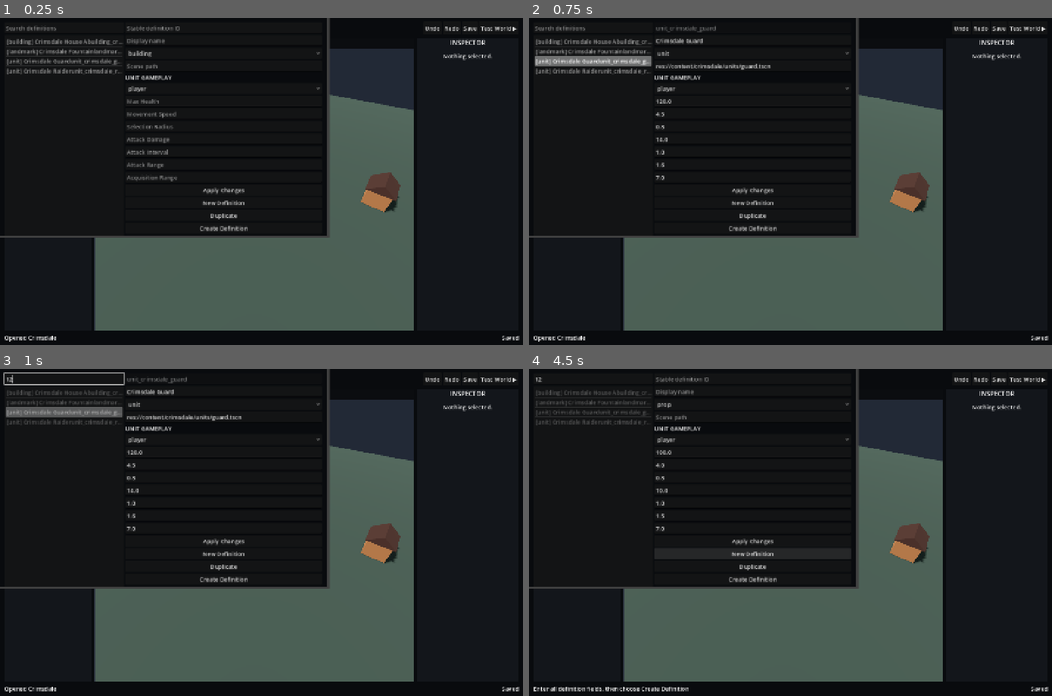
Above: before the commit, frames 1-4 (two rows, left to right).
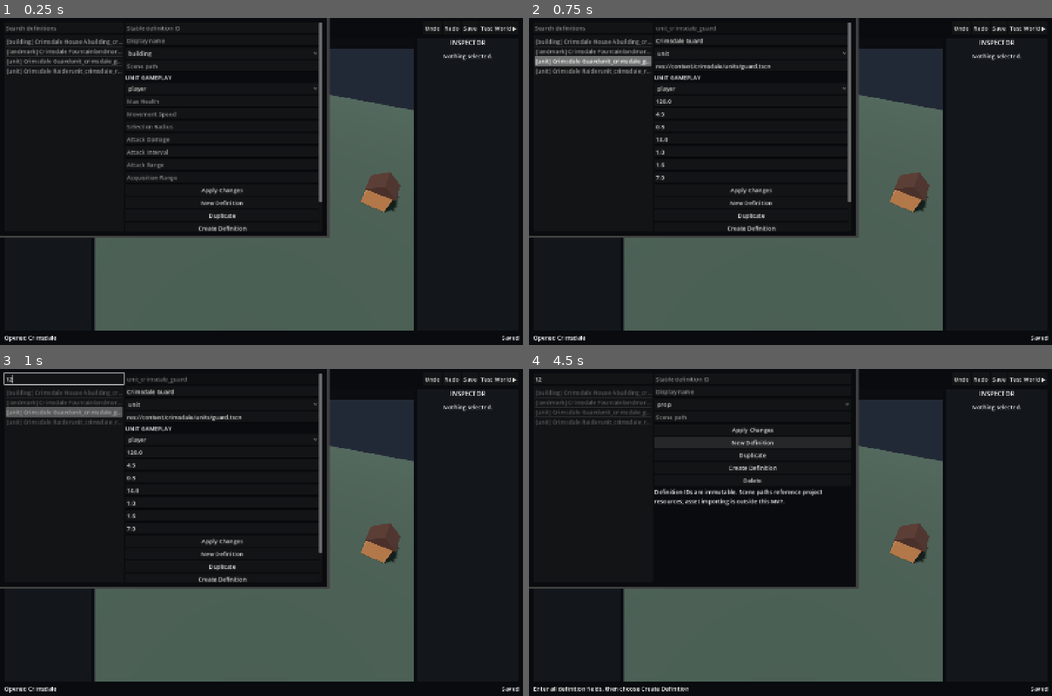
Above: after the commit, the same moments.

Repository: KrillOil/Frontier-World-Editor
Game: Godot game, scene res://src/app/editor_shell.tscn
Same seed, same stepped clock (60 frames per second), same inputs: the game is played once before the commit and once after it.
Inputs (mouse positions are in pixels of both pictures, inside the frame that each line leads up to):
- Up to frame 1 (0.25 s): no input
- Up to frame 2 (0.75 s): click (576, 57) at 0.52 s; type "12" at 0.6 s
- Up to frame 3 (1 s): click (62, 378) at 0.75 s; type "12" at 0.83 s
- Up to frame 4 (4.5 s): click "unit" at 1.25 s; click "Duplicate" at 2 s; click "Player Start" at 2.75 s; click "Player Start" at 3.5 s; click "New Definition" at 4.25 s

The runs differ from the first frame. In frame 1, 0.7% of the frame differs, in the area x 38-62%, y 1-66%; in frame 2, 0.7%; in frame 3, 0.7%; in frame 4, 2.8%, in the area x 24-62%, y 17-66%.

Commit message:
Keep unit authoring fields focused and accessible

Diff:
--- a/src/app/editor_shell.gd
+++ b/src/app/editor_shell.gd
@@ -28,6 +28,7 @@
 var definition_scene: LineEdit
 var definition_owner: OptionButton
 var unit_fields: Dictionary = {}
+var unit_section_controls: Array[Control] = []
 var mouse_position := Vector2.ZERO
 var creating_definition := false
 var moving_instance := false
@@ -471,26 +472,34 @@
 	definition_list.item_selected.connect(load_definition_form)
 	navigation.add_child(definition_list)
 	search.text_changed.connect(filter_definition_list)
+	var form_scroll := ScrollContainer.new()
+	form_scroll.size_flags_horizontal = Control.SIZE_EXPAND_FILL
+	form_scroll.size_flags_vertical = Control.SIZE_EXPAND_FILL
+	root.add_child(form_scroll)
 	var form := VBoxContainer.new()
 	form.size_flags_horizontal = Control.SIZE_EXPAND_FILL
-	root.add_child(form)
+	form_scroll.add_child(form)
 	definition_id_field = _add_field(form, "Stable definition ID")
 	definition_name = _add_field(form, "Display name")
 	definition_category = OptionButton.new()
 	for category in WorldPackageScript.CATEGORIES:
 		definition_category.add_item(category)
 	form.add_child(definition_category)
+	definition_category.item_selected.connect(func(_index): refresh_unit_field_visibility())
 	definition_scene = _add_field(form, "Scene path")
 	var unit_heading := Label.new()
 	unit_heading.text = "UNIT GAMEPLAY"
 	form.add_child(unit_heading)
+	unit_section_controls.append(unit_heading)
 	definition_owner = OptionButton.new()
 	for owner in WorldPackageScript.OWNERS:
 		definition_owner.add_item(owner)
 	form.add_child(definition_owner)
+	unit_section_controls.append(definition_owner)
 	for field in WorldPackageScript.UNIT_FIELDS:
 		if field != "owner":
 			unit_fields[field] = _add_field(form, field.replace("_", " ").capitalize())
+			unit_section_controls.append(unit_fields[field])
 	_add_button(form, "Apply Changes", apply_definition_changes)
 	_add_button(form, "New Definition", prepare_new_definition)
 	_add_button(form, "Duplicate", prepare_duplicate_definition)
@@ -553,6 +562,7 @@
 	definition_category.select(WorldPackageScript.CATEGORIES.find(definition.category))
 	definition_scene.text = definition.scene_path
 	_load_unit_fields(definition)
+	refresh_unit_field_visibility()
 
 
 func apply_definition_changes() -> void:
@@ -580,6 +590,7 @@
 	definition_category.select(WorldPackageScript.CATEGORIES.find(source.category))
 	definition_scene.text = source.scene_path
 	_load_unit_fields(source)
+	refresh_unit_field_visibility()
 	status("Review the duplicate ID, then choose Create Definition")
 
 
@@ -592,6 +603,7 @@
 	definition_category.select(1)
 	definition_scene.text = ""
 	_load_unit_fields({})
+	refresh_unit_field_visibility()
 	status("Enter all definition fields, then choose Create Definition")
 
 
@@ -631,6 +643,12 @@
 	return data
 
 
+func refresh_unit_field_visibility() -> void:
+	var is_unit := definition_category.get_item_text(definition_category.selected) == "unit"
+	for control in unit_section_controls:
+		control.visible = is_unit
+
+
 func delete_definition() -> void:
 	var selected := definition_list.get_selected_items()
 	if selected.is_empty():
